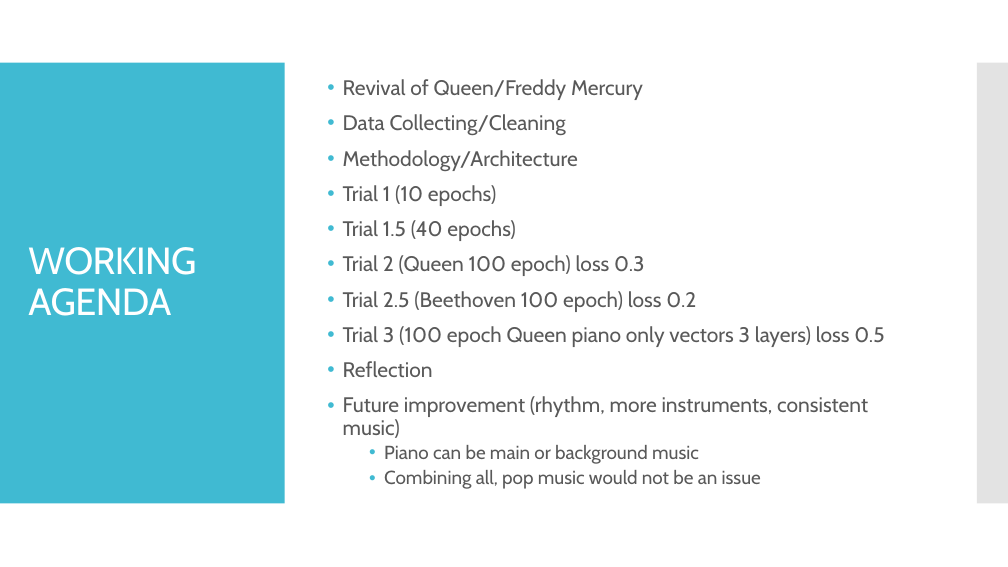
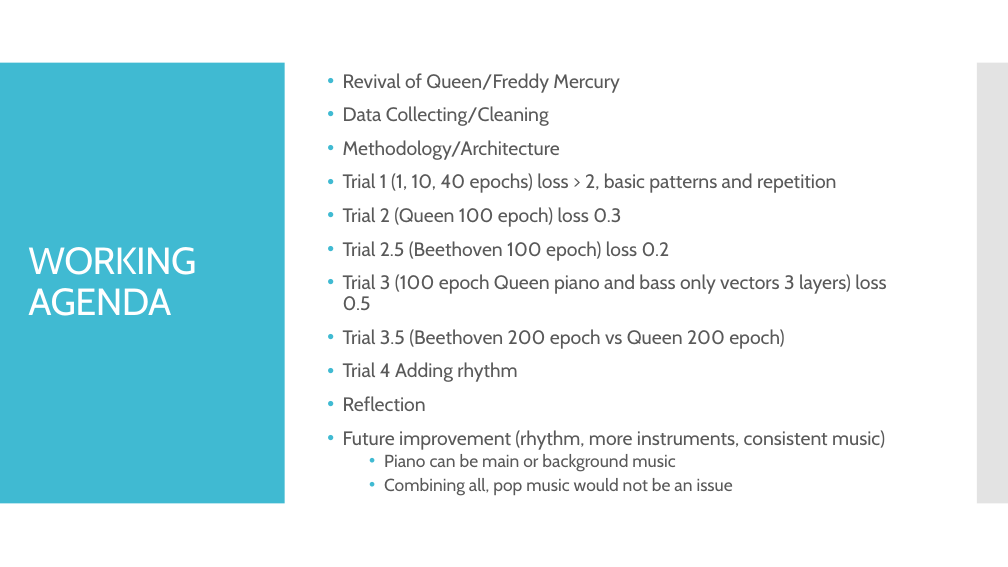
Before and after one commit to mawuliadjei/neuralnetmusicprediction, a slide deck: slide 24 of Generating music with LSTM.pptx (slide 2 before the commit). Drawn at 1008x567 pixels with LibreOffice and Linux fonts; fonts in the diff are those of the drawing. Boxes give left, top, right and bottom in pixels: in the first picture for what was removed or moved away, otherwise in the second. Text is boxed around its words. In the diff, an @@ line names an element or a change of style, - is before the commit and + after.

```diff
--- a/Generating music with LSTM.pptx
+++ b/Generating music with LSTM.pptx
@@ text at box(343, 73, 885, 495): size 20 to 18.5 pt in "Revival of Queen/Freddy Mercury", "Data Collecting/Cleaning", "Methodology/Architecture", "Trial 2 (Queen 100 epoch) loss 0.3" and 3 more places; size 18 to 16.6 pt in "Piano can be main or background music", "Combining all, pop music would not be ..." @@
@@ text at box(343, 173, 837, 193): text changed; size 20 to 18.5 pt @@
-• Trial 1 (10 epochs)
-• Trial 1.5 (40 epochs)
+• Trial 1 (1, 10, 40 epochs) loss > 2, basic patterns and repetition
@@ text at box(343, 274, 886, 382): text changed; size 20 to 18.5 pt @@
-• Trial 3 (100 epoch Queen piano only vectors 3 layers) loss 0.5
+• Trial 3 (100 epoch Queen piano and bass only vectors 3 layers) loss 0.5
+• Trial 3.5 (Beethoven 200 epoch vs Queen 200 epoch)
+• Trial 4 Adding rhythm
```
Also in this commit, not shown: 4 other slides changed, 21 slides added, 8 slides removed.
